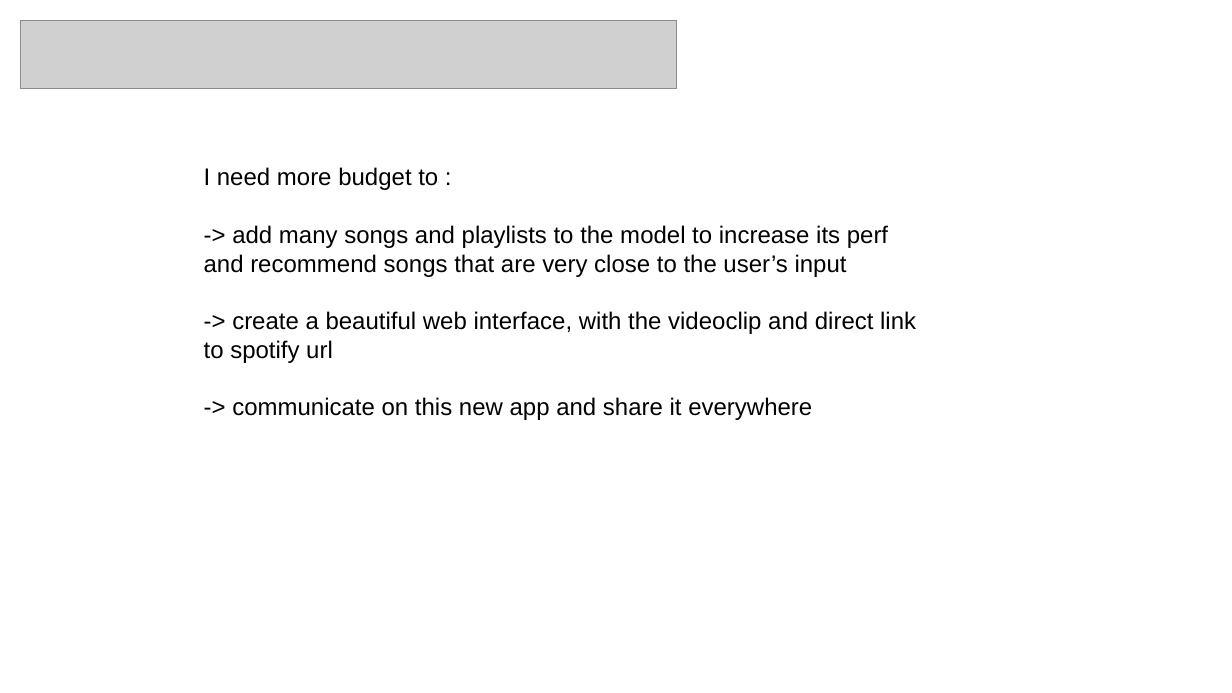
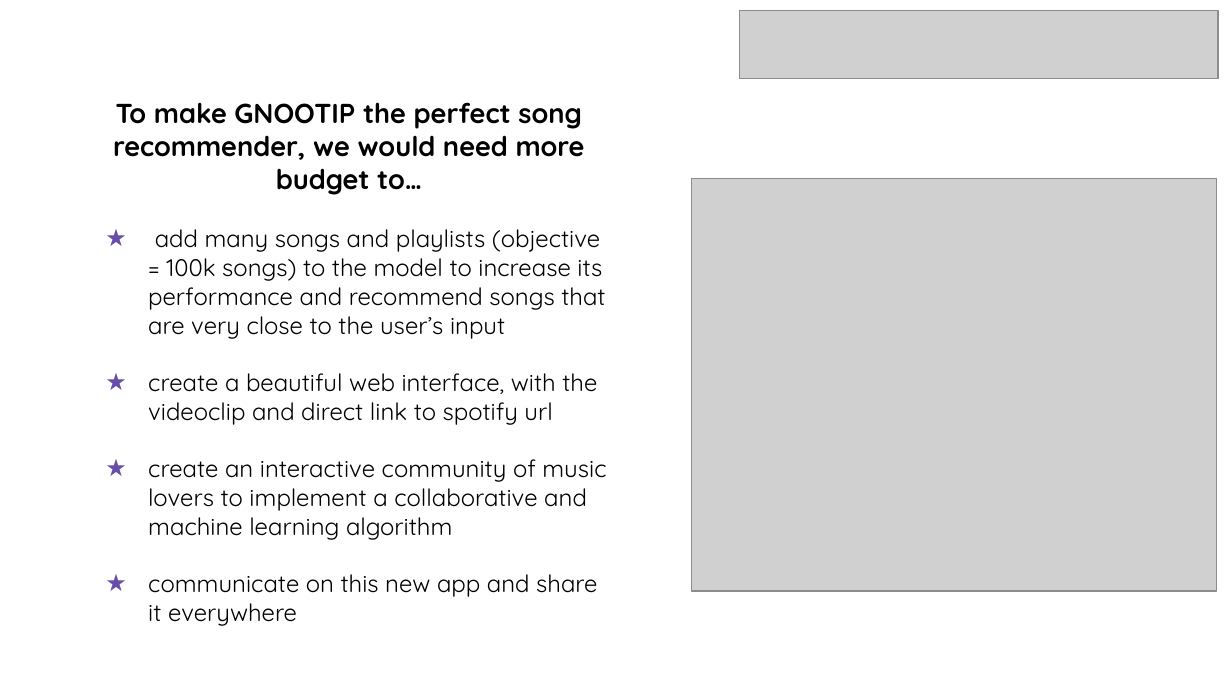
Before and after one commit to halkua/lab-web-scraping-single-page, a slide deck: slide 8 of GNOOTIP - Song Recommender by GNOD.pptx. Drawn at 1232x693 pixels with LibreOffice and Linux fonts; fonts in the diff are those of the drawing; grey boxes stand for pictures. Boxes give left, top, right and bottom in pixels: in the first picture for what was removed or moved away, otherwise in the second. Text is boxed around its words. In the diff, an @@ line names an element or a change of style, - is before the commit and + after.

Commit message:
ppt

```diff
--- a/GNOOTIP - Song Recommender by GNOD.pptx
+++ b/GNOOTIP - Song Recommender by GNOD.pptx
@@ picture: place and size @@
-picture at [21,21,676,89]
+picture at [739,11,1217,79]
@@ text at [113,102,606,626]: text changed; font Arial to Quicksand @@
-I need more budget to :
--> add many songs and playlists to the model to increase its perf and recommend songs that are very close to the user’s input
--> create a beautiful web interface, with the videoclip and direct link to spotify url
--> communicate on this new app and share it everywhere
+To make GNOOTIP the perfect song recommender, we would need more budget to…
+★ add many songs and playlists (objective = 100k songs) to the model to increase its performance and recommend songs that are very close to the user’s input
+★ create a beautiful web interface, with the videoclip and direct link to spotify url
+★ create an interactive community of music lovers to implement a collaborative and machine learning algorithm
+★ communicate on this new app and share it everywhere
@@ picture added at [691,179,1216,591] @@
```
Also in this commit, not shown: 3 other slides changed, 5 slides added, 5 slides removed.
